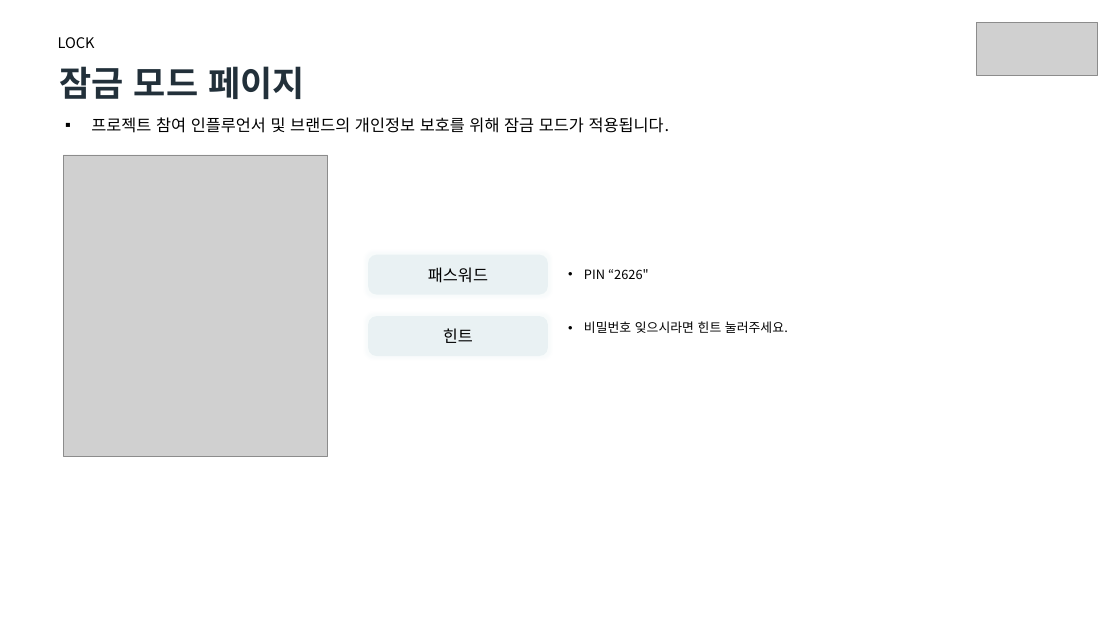
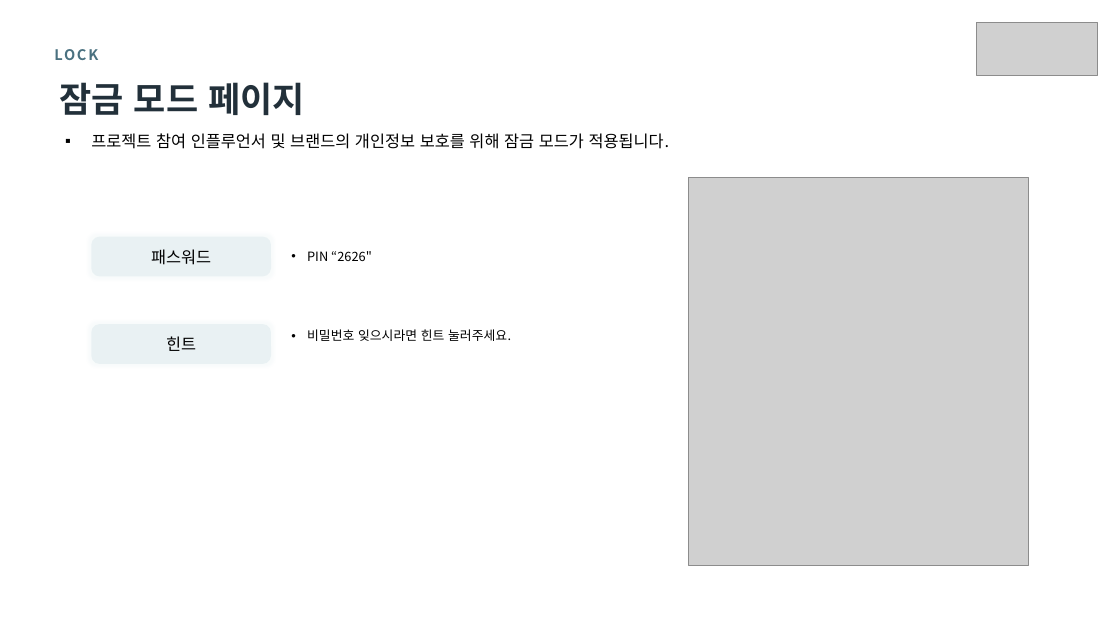
Before and after one commit to kaydeeloka/collab-net, a slide deck: slide 5 of docs/MiMuse_사용자매뉴얼.pptx. Drawn at 1120x630 pixels with LibreOffice and Linux fonts; fonts in the diff are those of the drawing; grey boxes stand for pictures. Boxes give left, top, right and bottom in pixels: in the first picture for what was removed or moved away, otherwise in the second. Text is boxed around its words. In the diff, an @@ line names an element or a change of style, - is before the commit and + after.

```diff
--- a/docs/MiMuse_사용자매뉴얼.pptx
+++ b/docs/MiMuse_사용자매뉴얼.pptx
@@ text "LOCK" moved from (x1=58, y1=37, x2=95, y2=48) to (x1=46, y1=38, x2=550, y2=71) @@
@@ text "LOCK" at (x1=46, y1=38, x2=550, y2=71): text colour #000000 to #4A7180, letter spacing 0 to 1.5 pt, bold on @@
@@ text "잠금 모드 페이지" moved from (x1=60, y1=66, x2=305, y2=99) to (x1=60, y1=82, x2=305, y2=115) @@
@@ text "프로젝트 참여 인플루언서 및 브랜드의 ..." moved from (x1=91, y1=117, x2=670, y2=133) to (x1=91, y1=133, x2=670, y2=149) @@
@@ picture resized from (x1=63, y1=155, x2=328, y2=455) to (x1=689, y1=178, x2=1029, y2=565) @@
@@ rounded rectangle "패스워드" moved from (x1=368, y1=255, x2=548, y2=295) to (x1=92, y1=237, x2=271, y2=277) @@
@@ text "PIN “2626"" moved from (x1=584, y1=269, x2=649, y2=279) to (x1=307, y1=251, x2=372, y2=261) @@
@@ rounded rectangle "힌트" moved from (x1=368, y1=316, x2=548, y2=356) to (x1=92, y1=324, x2=271, y2=365) @@
@@ text "비밀번호 잊으시라면 힌트 눌러주세요." moved from (x1=584, y1=321, x2=788, y2=333) to (x1=307, y1=329, x2=511, y2=341) @@
```
Also in this commit, not shown: 4 other slides changed, 3 other files.
